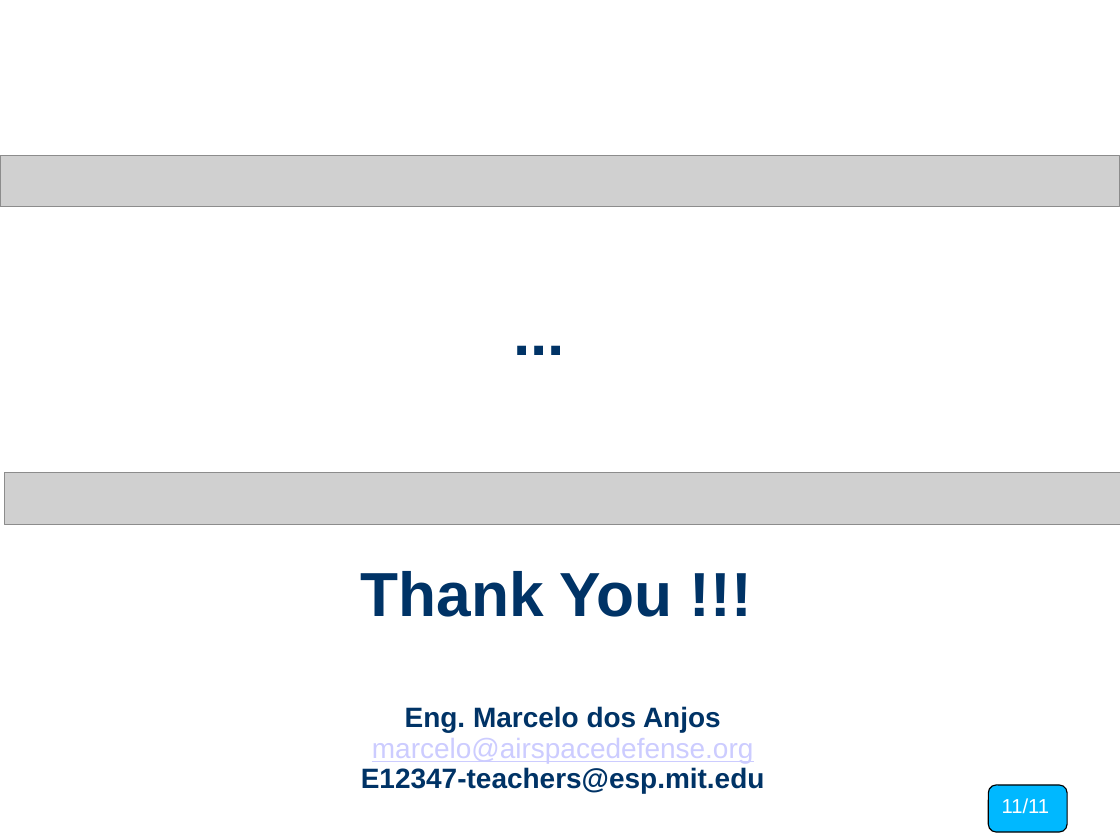
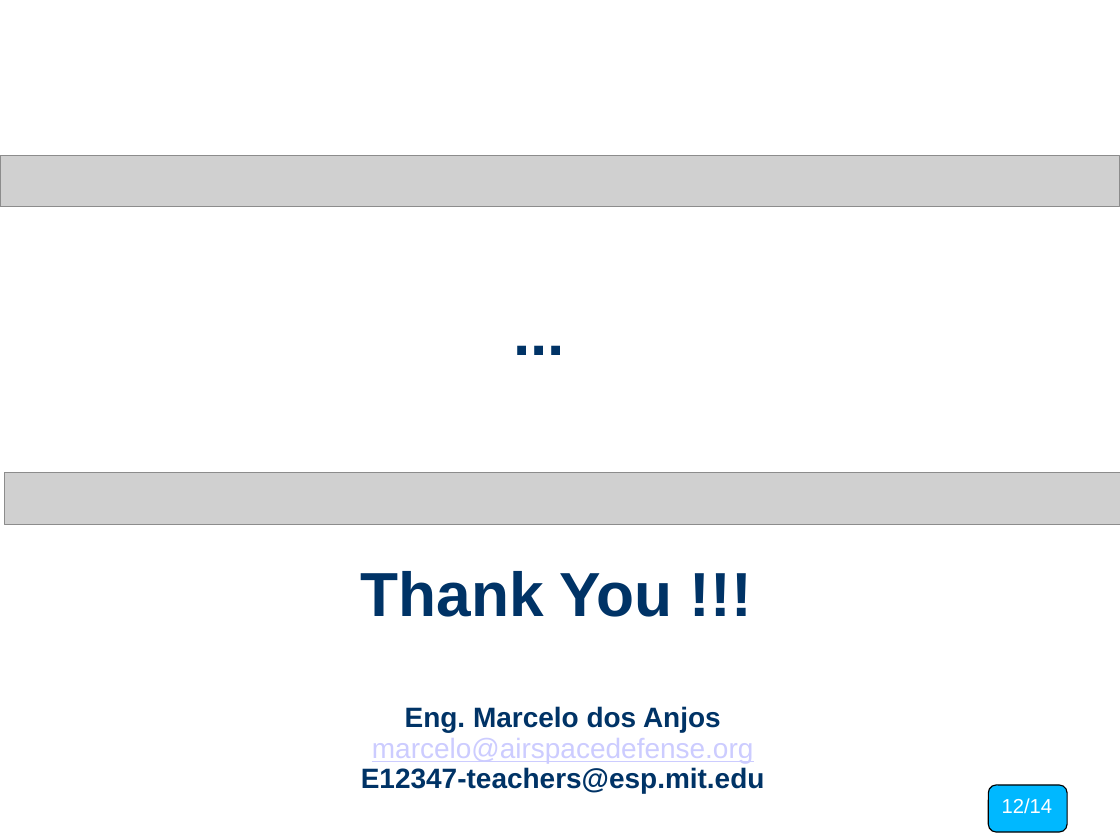
Before and after one commit to splash2018/MITnanoSAT, a slide deck: slide 12 of ADEF-I_MIT.ppt. Drawn at 1120x840 pixels with LibreOffice and Linux fonts; fonts in the diff are those of the drawing; grey boxes stand for pictures. Boxes give left, top, right and bottom in pixels: in the first picture for what was removed or moved away, otherwise in the second. Text is boxed around its words. In the diff, an @@ line names an element or a change of style, - is before the commit and + after.

```diff
--- a/ADEF-I_MIT.ppt
+++ b/ADEF-I_MIT.ppt
@@ text in rounded rectangle at [1002,798,1052,814]: text changed @@
-11/11
+12/14
```
Also in this commit, not shown: 12 other slides changed, 1 other file.
